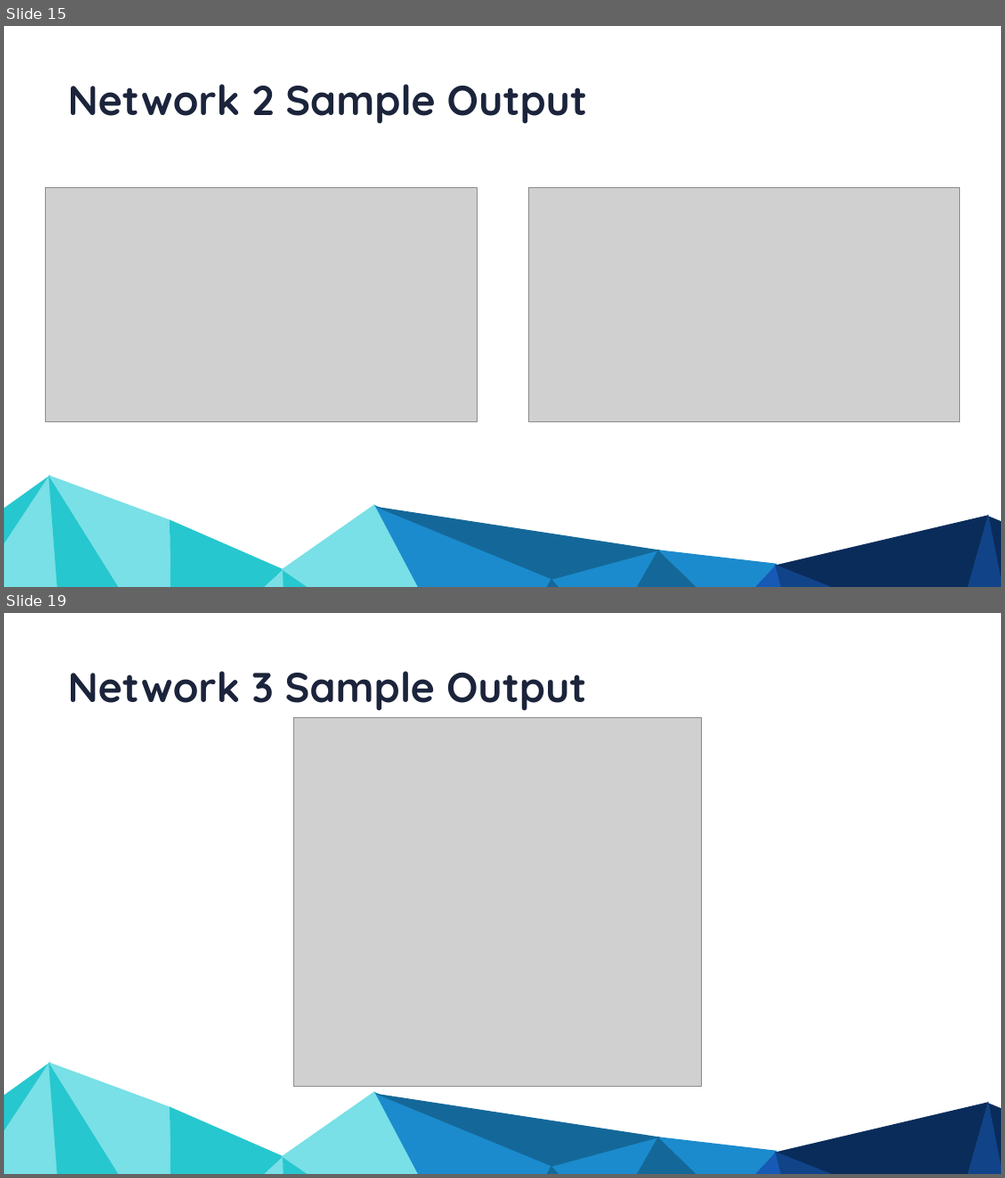
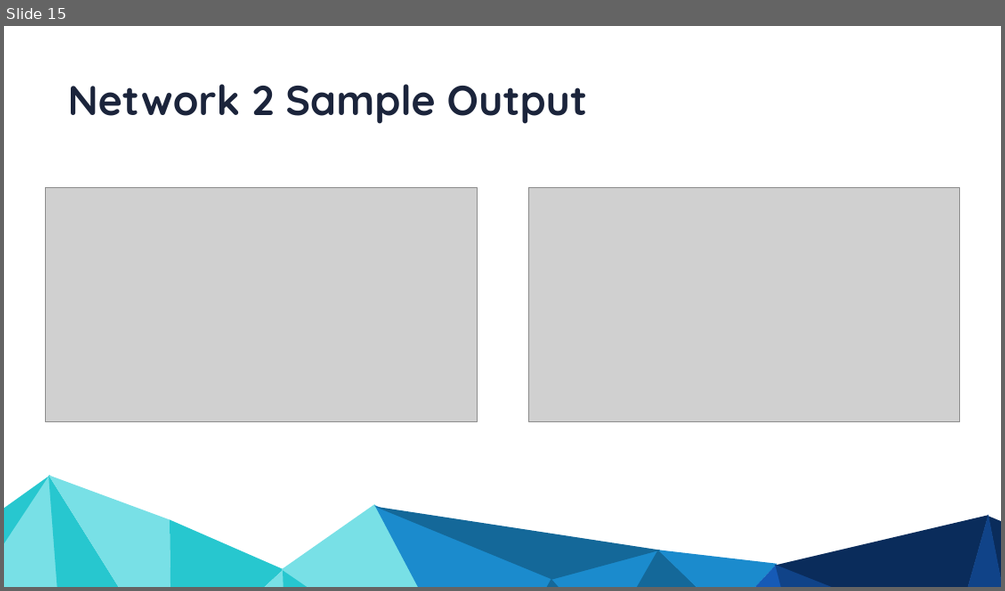
Before and after one commit to NasirKhalid24/Vancouver-Crime-Prediction, a slide deck: Final Presentation.pptx. Shown one above the other, each under a label of ours: slides 15 and 19 before the commit, slide 15 after it; the slides between them are not shown. The pictures are 1005x1178 and 1005x591 pixels, drawn with LibreOffice and Linux fonts; fonts in the diff are those of the drawing; grey boxes stand for pictures. Boxes give left, top, right and bottom in pixels: in the first picture for what was removed or moved away, otherwise in the second. Text is boxed around its words. In the diff, an @@ line names an element or a change of style, - is before the commit and + after.

```diff
--- a/Final Presentation.pptx
+++ b/Final Presentation.pptx
@@ slide 19 removed at (4, 613, 1001, 1174), background #FFFFFF; not listed: 19 template elements that a slide beside it also shows @@
@@ text removed at (68, 671, 586, 711) @@
-Network 3 Sample Output
@@ picture removed at (293, 717, 701, 1086) @@
```
Also in this commit, not shown: 1 slide changed, 13 other slides removed.
